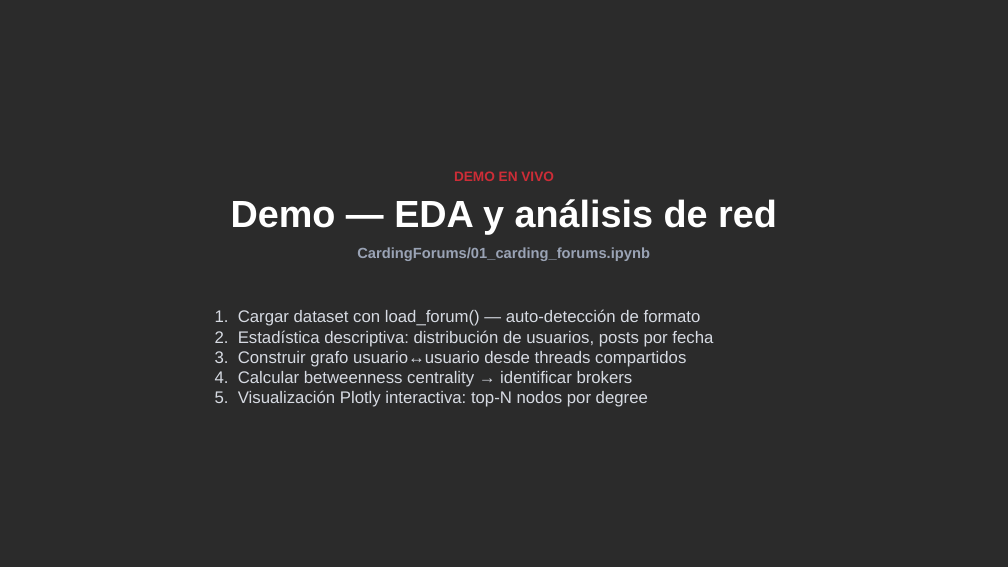
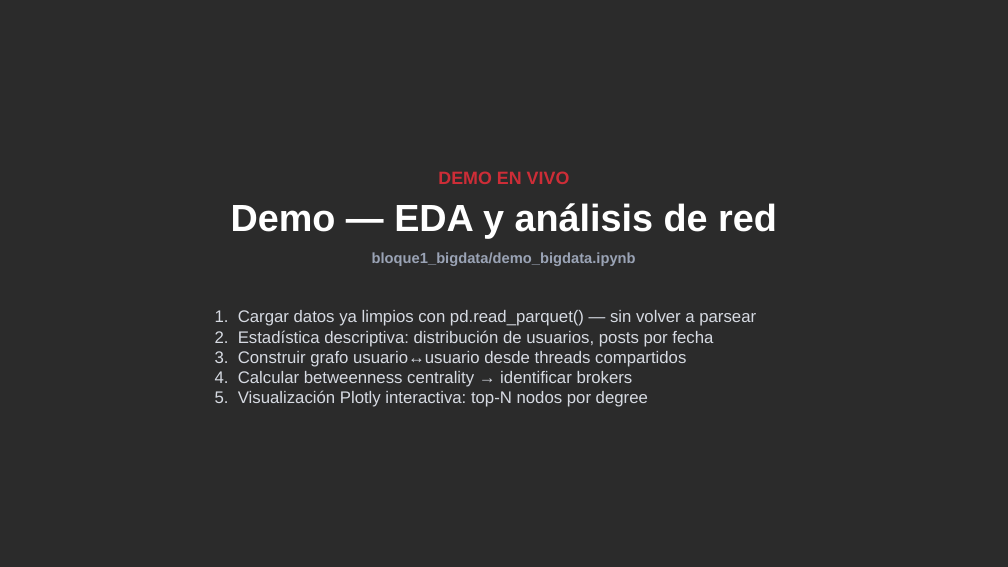
Before and after one commit to drj3ky11/FearOfTheDark, a slide deck: slide 13 of bloque1_bigdata/csbc26_b1_bigdata.pptx. Drawn at 1008x567 pixels with LibreOffice and Linux fonts; fonts in the diff are those of the drawing; background and template pictures are left out; a plain dark background stands for a picture behind light text. Boxes give left, top, right and bottom in pixels: in the first picture for what was removed or moved away, otherwise in the second. Text is boxed around its words. In the diff, an @@ line names an element or a change of style, - is before the commit and + after.

Commit message:
docs: bloque1 profundiza detección de comunidades Louvain, caso CardingForums referencia bloque1
Bloque1 (demo_bigdata.ipynb) añade sección de Louvain/modularidad con
comentarios didácticos línea a línea y regenera las diapositivas.
02_analisis_estructural.ipynb recorta las explicaciones ya cubiertas
en bloque1 y las sustituye por preguntas de análisis específicas del
mercado de CardingForums.

```diff
--- a/bloque1_bigdata/csbc26_b1_bigdata.pptx
+++ b/bloque1_bigdata/csbc26_b1_bigdata.pptx
@@ text at box(438, 171, 570, 184): size 13 to 17 pt in "DEMO EN VIVO" @@
@@ text at box(372, 252, 636, 266): text changed @@
-CardingForums/01_carding_forums.ipynb
+bloque1_bigdata/demo_bigdata.ipynb
@@ text at box(215, 310, 756, 326): text changed @@
-1. Cargar dataset con load_forum() — auto-detección de formato
+1. Cargar datos ya limpios con pd.read_parquet() — sin volver a parsear
```
Also in this commit, not shown: 11 other slides changed, 2 other files.
